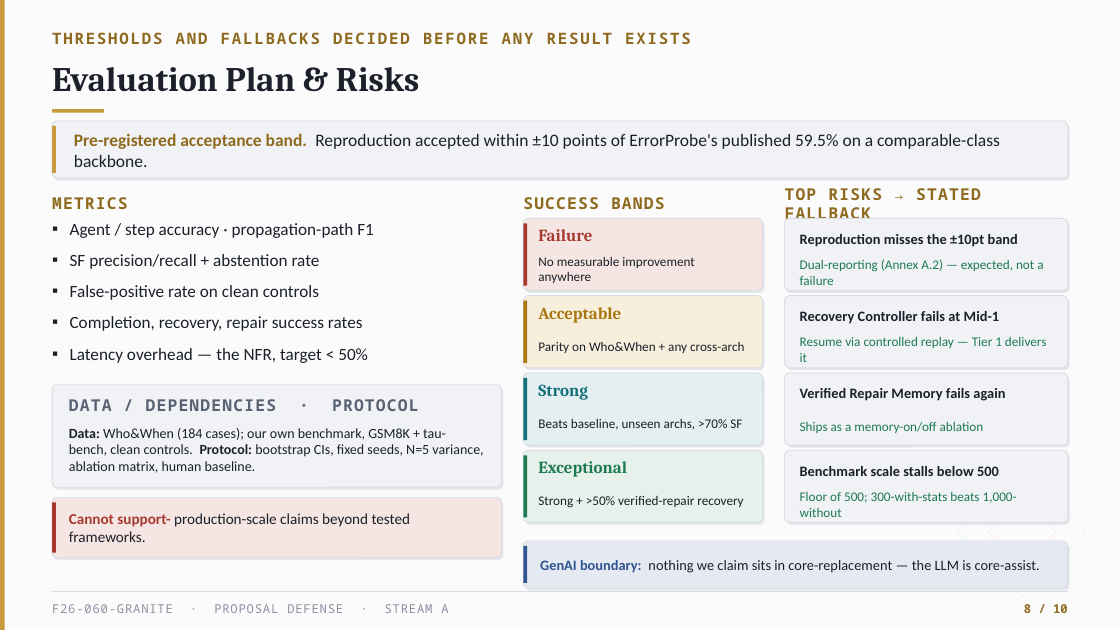
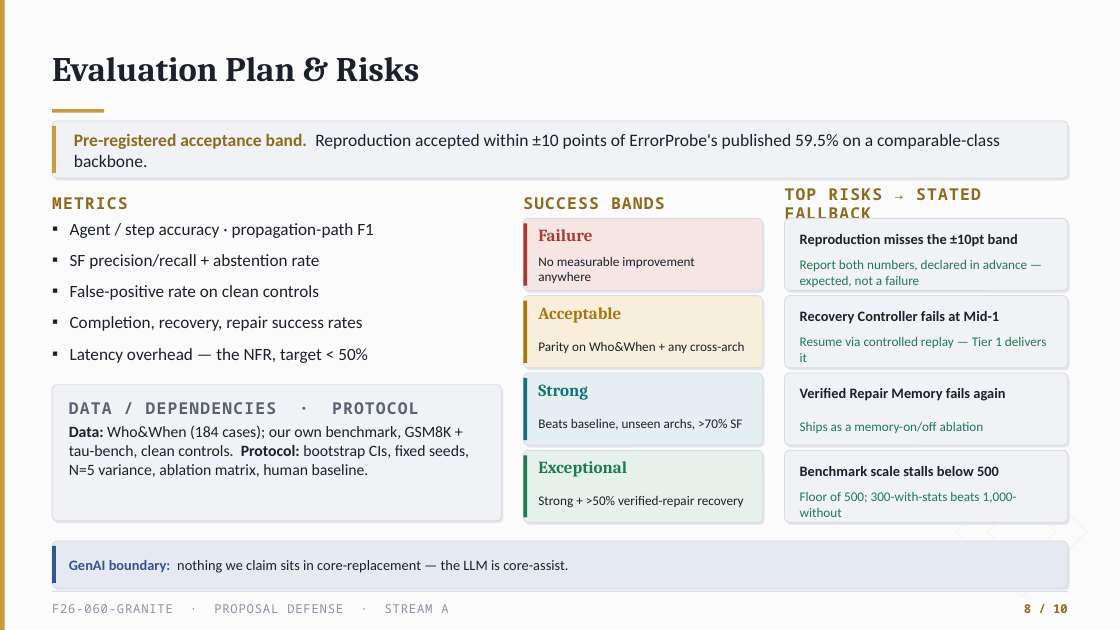
Before and after one commit to Shahoud867/Final-Year-Project, a slide deck: slide 8 of markdowns/05-deliverables/proposal-deck/Granite_Proposal_Defense_v2.pptx. Drawn at 1120x630 pixels with LibreOffice and Linux fonts; fonts in the diff are those of the drawing. Boxes give left, top, right and bottom in pixels: in the first picture for what was removed or moved away, otherwise in the second. Text is boxed around its words. In the diff, an @@ line names an element or a change of style, - is before the commit and + after.

```diff
--- a/markdowns/05-deliverables/proposal-deck/Granite_Proposal_Defense_v2.pptx
+++ b/markdowns/05-deliverables/proposal-deck/Granite_Proposal_Defense_v2.pptx
@@ text "Evaluation Plan & Risks": place and size @@
-text "Evaluation Plan & Risks" at <box>52,67,419,92</box>
+text "Evaluation Plan & Risks" at <box>52,57,419,82</box>
@@ text removed at <box>52,32,691,44</box> @@
-THRESHOLDS AND FALLBACKS DECIDED BEFORE ANY RESULT EXISTS
@@ text at <box>800,260,1027,287</box>: text changed @@
-Dual-reporting (Annex A.2) — expected, not a failure
+Report both numbers, declared in advance — expected, not a failure
@@ rounded rectangle at <box>52,385,502,521</box>: proportions changed @@
@@ rounded rectangle: place and size @@
-rounded rectangle at <box>52,385,502,487</box>
+rounded rectangle at <box>52,385,502,521</box>
@@ rounded rectangle: place and size @@
-rounded rectangle at <box>54,387,503,490</box>
+rounded rectangle at <box>54,387,503,523</box>
@@ rounded rectangle at <box>54,387,503,523</box>: proportions changed @@
@@ text "Data: Who&When (184 cases); our ..." at <box>69,425,469,477</box>: size 12 to 13.5 pt; vertical alignment middle to top @@
@@ rounded rectangle removed at <box>52,497,502,558</box> @@
@@ rounded rectangle removed at <box>54,500,503,560</box> @@
@@ text removed at <box>69,513,411,542</box> @@
-Cannot support- production-scale claims beyond tested frameworks.
@@ rounded rectangle: place and size @@
-rounded rectangle at <box>523,541,1068,588</box>
+rounded rectangle at <box>52,541,1068,588</box>
@@ rectangle: place and size @@
-rectangle at <box>52,502,55,553</box>
+rectangle at <box>52,546,55,583</box>
@@ rectangle at <box>52,546,55,583</box>: fill #A83A30 to #31558F @@
@@ rounded rectangle: place and size @@
-rounded rectangle at <box>525,544,1070,591</box>
+rounded rectangle at <box>54,544,1070,591</box>
@@ text "GenAI boundary: nothing we claim ...": place and size @@
-text "GenAI boundary: nothing we claim ..." at <box>540,560,1040,573</box>
+text "GenAI boundary: nothing we claim ..." at <box>69,560,568,573</box>
@@ rectangle removed at <box>523,546,527,583</box> @@
```
Also in this commit, not shown: 9 other slides changed, 4 other files.
